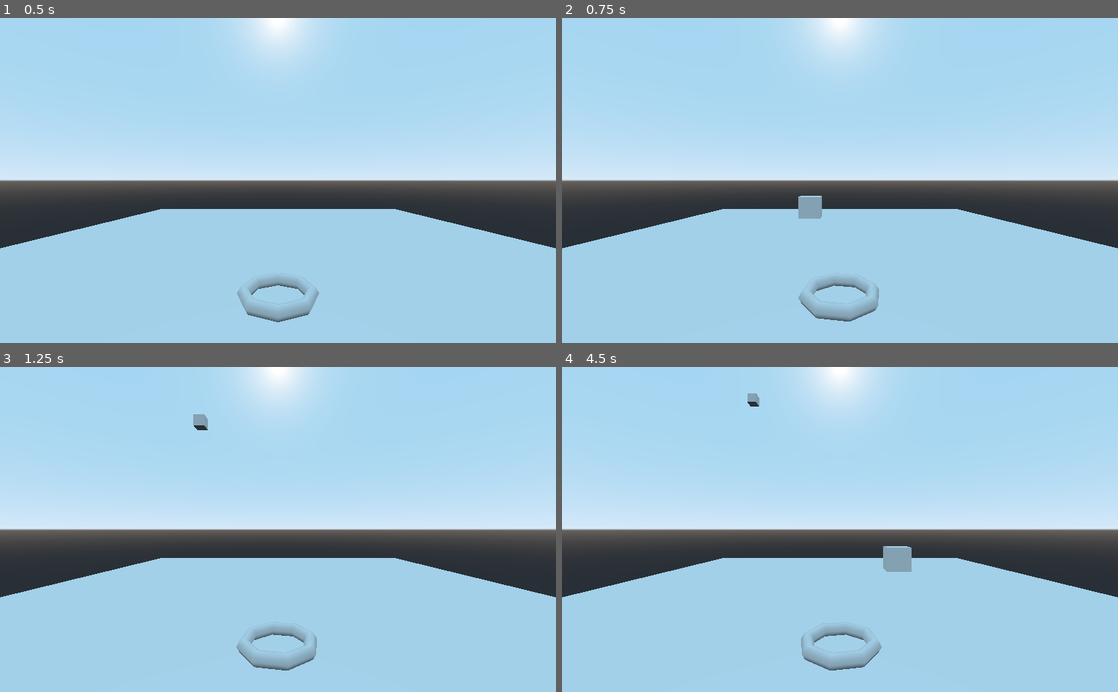
Above: before the commit, frames 1-4 (two rows, left to right).
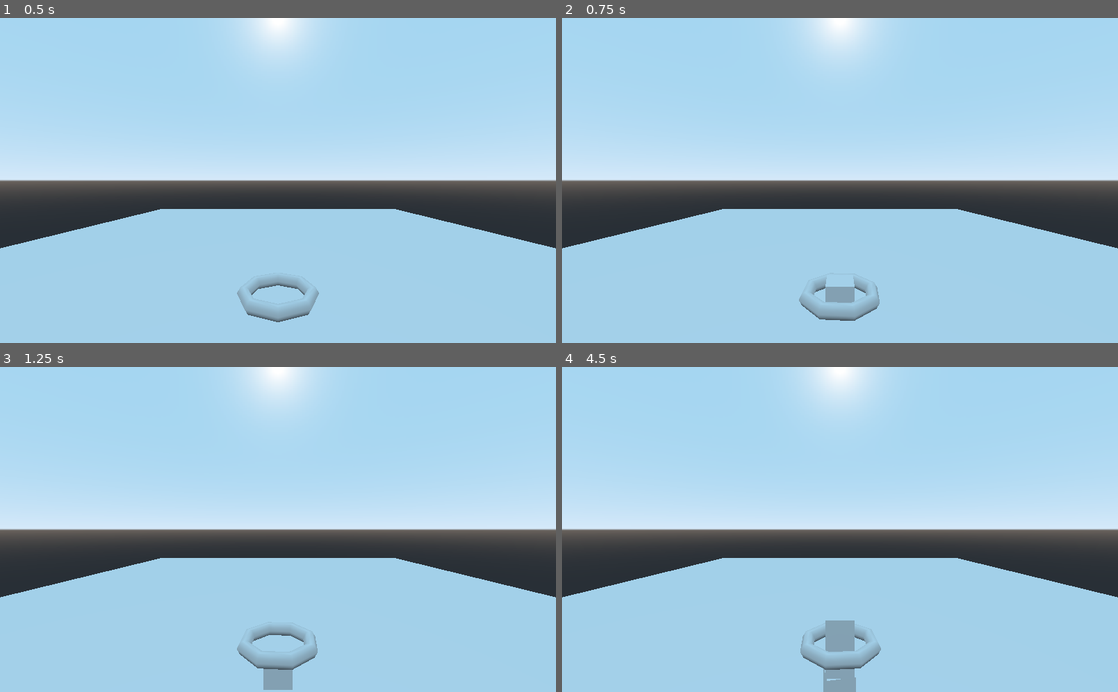
Above: after the commit, the same moments.

Repository: PandorasGit/P3-paroberts
Game: Godot game, scene res://World/World.tscn
Same seed, same stepped clock (60 frames per second), same inputs: the game is played once before the commit and once after it.
Inputs:
- Up to frame 1 (0.5 s): no input
- Up to frame 2 (0.75 s): tap Enter at 0.5 s; hold D (yaw_right) from 0.53 s (still down); tap Space (shoot) at 0.6 s
- Up to frame 3 (1.25 s): keep holding D (yaw_right)
- Up to frame 4 (4.5 s): release D (yaw_right) at 1.28 s; hold X (thrust_down, bound only after the commit) 1.28-2.03 s; tap Space (shoot) every 0.75 s from 1.35 to 4.35 s; hold D (yaw_right) 2.03-2.78 s; hold X (thrust_down, bound only after the commit) 2.78-3.53 s; hold A (yaw_left) from 3.53 s (still down)

Frame 1 is identical in both runs. In frame 2, 0.7% of the frame differs, in the area x 42-58%, y 54-94%; in frame 3, 0.5%; in frame 4, 1.3%, in the area x 33-63%, y 8-100%.

Commit message:
Add projectile power adjustment

Diff:
--- a/project/Launcher/Launcher.gd
+++ b/project/Launcher/Launcher.gd
@@ -3,36 +3,40 @@
 
 
 var _has_launched := false
-var _impulse := -50
+var _impulse := 0.0
 var _angle_y := 0.0
 var _angle_x := 0.0
 var _rotation_speed := 10
-var _velocity := Vector3(0, 0, _impulse)
 var _direction := Vector3(90,0,0)
 
-onready var projectile := load("res://Projectile/Projectile.tscn")
+onready var _projectile := load("res://Projectile/Projectile.tscn")
+onready var _reload_timer := get_node("ReloadTimer")
 onready var _retical := get_node("Retical")
 
 
 func _physics_process(_delta) -> void:
+
 	_retical.global_rotation = _direction
-	#set_rotation(_direction)
-	_direction = _aim()
+	_prepare_launch()
 
 	if not _has_launched and Input.is_action_just_pressed("shoot"):
-		var new_projectile = projectile.instance()
+		var new_projectile = _projectile.instance()
 		add_child(new_projectile)
-		var x_impulse :=  Vector3(0, 0, _impulse).rotated(Vector3.UP , _angle_x)
-		var y_impulse := Vector3(0, 0, _impulse).rotated(Vector3.LEFT , (_angle_y - TAU/4))
-		var new_impulse = x_impulse + y_impulse
-		new_projectile.fire(new_impulse)
+		_launch(new_projectile)
 		_has_launched = true
-	_has_launched = false
+		_reload_timer.start()
+
+
+func _prepare_launch() -> void:
+	_direction = _aim()
+	_thrust()
+	_limit_rotation()
+	_limit_impulse()
+
 
 func _aim() -> Vector3:
 	_yaw()
 	_pitch()
-	_limit_rotation()
 	return Vector3(-_angle_y, _angle_x, 0)
 
 
@@ -50,7 +54,30 @@
 		 _angle_y = 3
 	elif _angle_y < 0:
 		_angle_y = 0
+
 	if _angle_x > 1:
 		 _angle_x = 1
 	elif _angle_x < -1:
 		_angle_x = -1
+
+
+func _thrust() -> void:
+	_impulse += Input.get_axis("thrust_up", "thrust_down") / 10
+
+
+func _limit_impulse() -> void:
+	if _impulse > 0:
+		 _impulse = 0
+	elif _impulse < -20:
+		_impulse = -20
+
+
+func _launch(new_projectile: RigidBody) -> void:
+	var x_impulse :=  Vector3(0, 0, _impulse).rotated(Vector3.UP , _angle_x)
+	var y_impulse := Vector3(0, 0, _impulse).rotated(Vector3.LEFT , (_angle_y - TAU/4))
+	var new_impulse = x_impulse + y_impulse
+	new_projectile.fire(new_impulse)
+
+
+func _on_ReloadTimer_timeout() -> void:
+	_has_launched = false
--- a/project/Launcher/Launcher.tscn
+++ b/project/Launcher/Launcher.tscn
@@ -6,3 +6,7 @@
 script = ExtResource( 1 )
 
 [node name="Retical" type="CSGTorus" parent="."]
+
+[node name="ReloadTimer" type="Timer" parent="."]
+
+[connection signal="timeout" from="ReloadTimer" to="." method="_on_ReloadTimer_timeout"]
--- a/project/Projectile/Projectile.gd
+++ b/project/Projectile/Projectile.gd
@@ -3,3 +3,7 @@
 
 func fire(impulse: Vector3) -> void:
 	apply_impulse(Vector3.ZERO, impulse)
+
+
+func _on_VisibilityNotifier_screen_exited():
+	queue_free()
--- a/project/Projectile/Projectile.tscn
+++ b/project/Projectile/Projectile.tscn
@@ -11,3 +11,7 @@
 
 [node name="CollisionShape" type="CollisionShape" parent="."]
 shape = SubResource( 1 )
+
+[node name="VisibilityNotifier" type="VisibilityNotifier" parent="."]
+
+[connection signal="screen_exited" from="VisibilityNotifier" to="." method="_on_VisibilityNotifier_screen_exited"]
--- a/project/project.godot
+++ b/project/project.godot
@@ -49,6 +49,16 @@
 , Object(InputEventKey,"resource_local_to_scene":false,"resource_name":"","device":0,"alt":false,"shift":false,"control":false,"meta":false,"command":false,"pressed":false,"scancode":16777233,"physical_scancode":0,"unicode":0,"echo":false,"script":null)
  ]
 }
+thrust_up={
+"deadzone": 0.5,
+"events": [ Object(InputEventKey,"resource_local_to_scene":false,"resource_name":"","device":0,"alt":false,"shift":false,"control":false,"meta":false,"command":false,"pressed":false,"scancode":90,"physical_scancode":0,"unicode":0,"echo":false,"script":null)
+ ]
+}
+thrust_down={
+"deadzone": 0.5,
+"events": [ Object(InputEventKey,"resource_local_to_scene":false,"resource_name":"","device":0,"alt":false,"shift":false,"control":false,"meta":false,"command":false,"pressed":false,"scancode":88,"physical_scancode":0,"unicode":0,"echo":false,"script":null)
+ ]
+}
 
 [physics]
 
Not shown, changed: README.md
